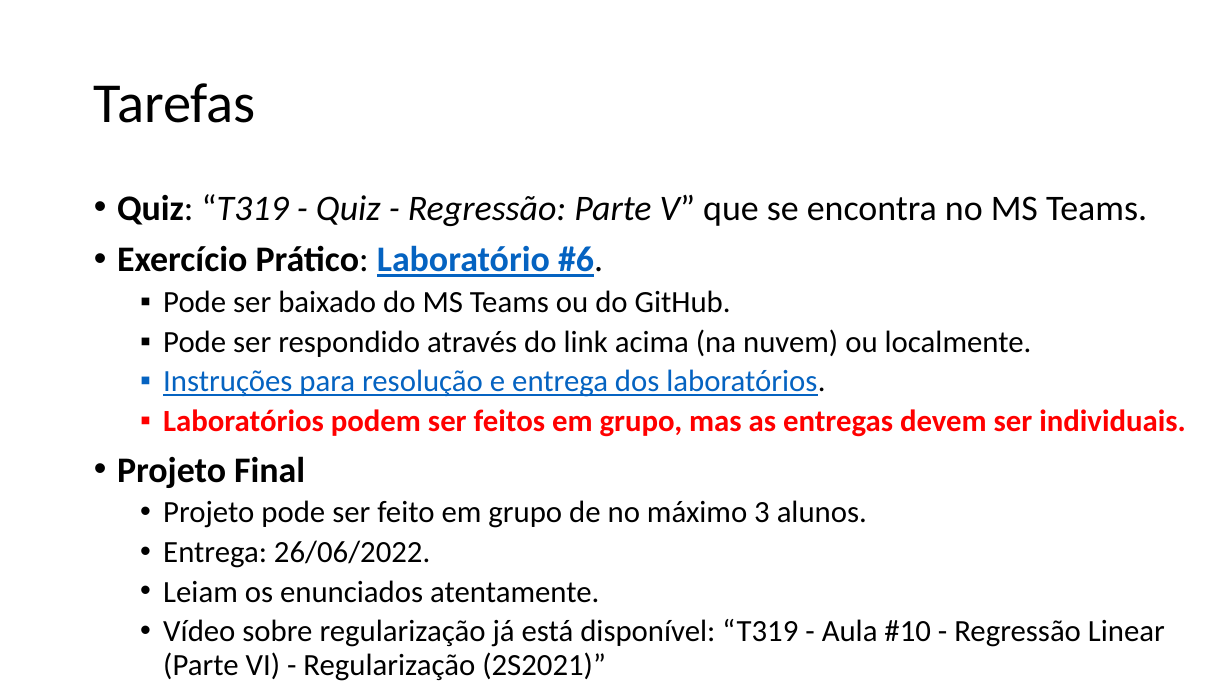
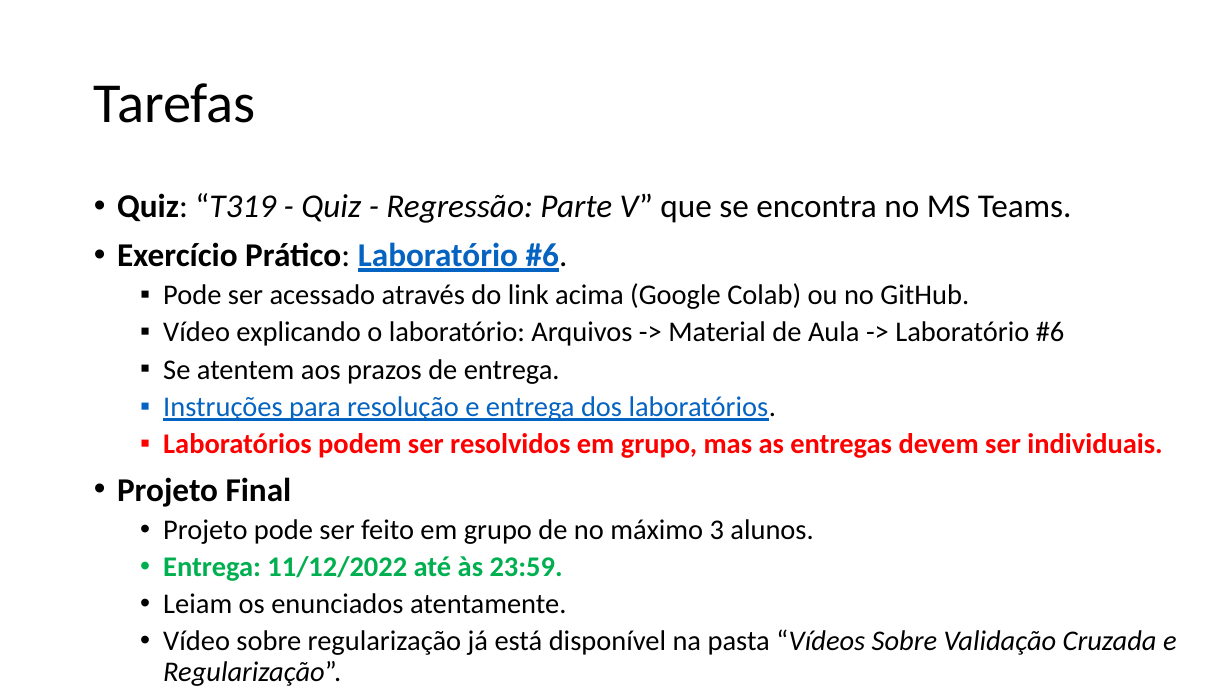
Before and after one commit to zz4fap/t319_aprendizado_de_maquina, a slide deck: slide 13 of slides/T319_Regressão_Linear (Parte V).pptx. Drawn at 1232x693 pixels with LibreOffice and Linux fonts; fonts in the diff are those of the drawing. Boxes give left, top, right and bottom in pixels: in the first picture for what was removed or moved away, otherwise in the second. Text is boxed around its words. In the diff, an @@ line names an element or a change of style, - is before the commit and + after.

```diff
--- a/slides/T319_Regressão_Linear (Parte V).pptx
+++ b/slides/T319_Regressão_Linear (Parte V).pptx
@@ text at bbox=[117, 193, 1072, 614]: size 28 to 25.9 pt in "Quiz: “T319 - Quiz - Regressão: Parte ...", "Exercício Prático: Laboratório #6.", "Projeto Final"; size 24 to 22.2 pt in "Instruções para resolução e entrega dos laboratórios.", "Projeto pode ser feito em grupo de ...", "Leiam os enunciados atentamente." @@
@@ text at bbox=[163, 283, 1065, 384]: text changed; size 24 to 22.2 pt @@
-  ▪ Pode ser baixado do MS Teams ou do GitHub.
-  ▪ Pode ser respondido através do link acima (na nuvem) ou localmente.
+  ▪ Pode ser acessado através do link acima (Google Colab) ou no GitHub.
+  ▪ Vídeo explicando o laboratório: Arquivos -> Material de Aula -> Laboratório #6
+  ▪ Se atentem aos prazos de entrega.
@@ text at bbox=[163, 433, 1162, 458]: text changed; size 24 to 22.2 pt @@
-  ▪ Laboratórios podem ser feitos em grupo, mas as entregas devem ser individuais.
+  ▪ Laboratórios podem ser resolvidos em grupo, mas as entregas devem ser individuais.
@@ text at bbox=[163, 556, 563, 581]: text changed; size 24 to 22.2 pt; text colour #000000 to #00B050; bold on @@
-  • Entrega: 26/06/2022.
+  • Entrega: 11/12/2022 até às 23:59.
@@ text at bbox=[163, 629, 1177, 686]: text changed; size 24 to 22.2 pt @@
-  • Vídeo sobre regularização já está disponível: “T319 - Aula #10 - Regressão Linear (Parte VI) - Regularização (2S2021)”
+  • Vídeo sobre regularização já está disponível na pasta “Vídeos Sobre Validação Cruzada e Regularização”.
```
Also in this commit, not shown: 3 other files.
